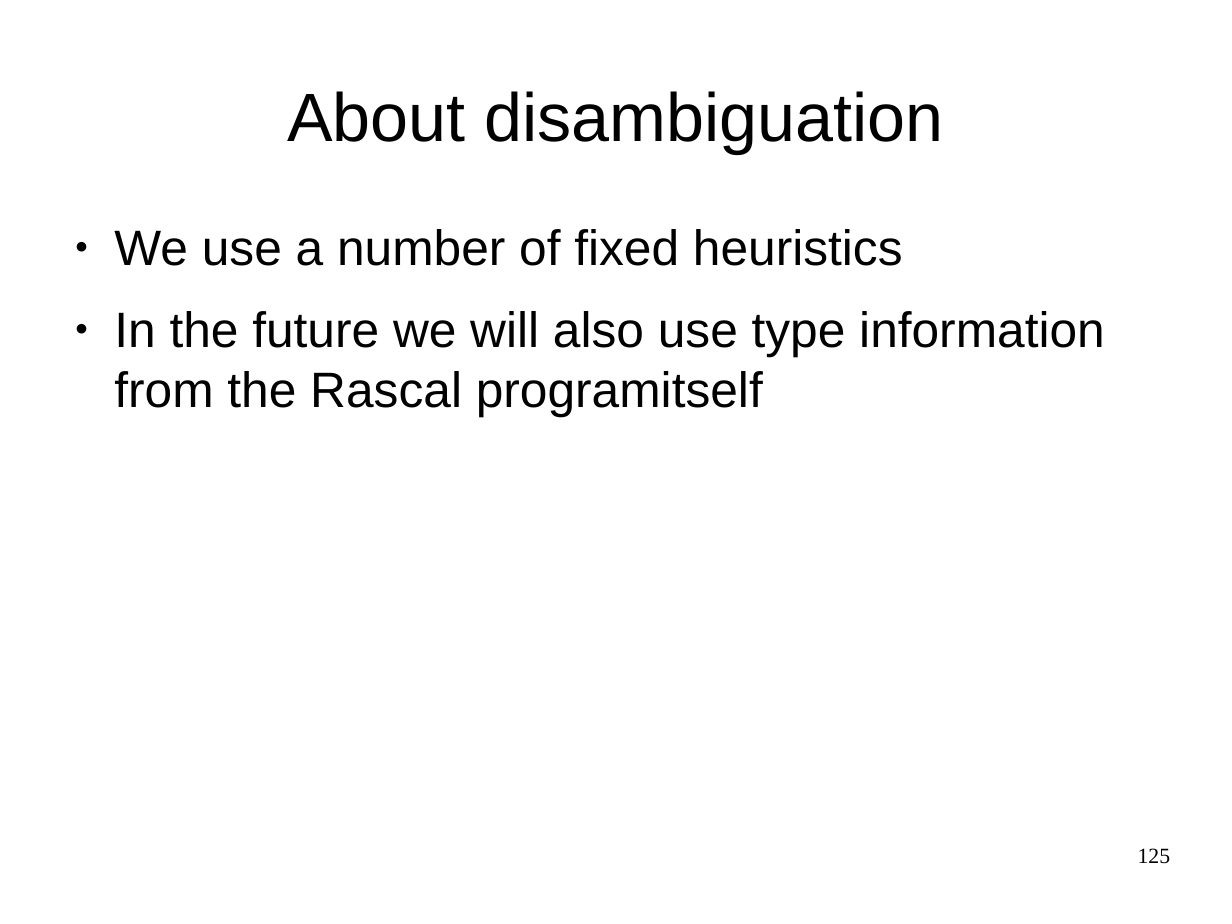
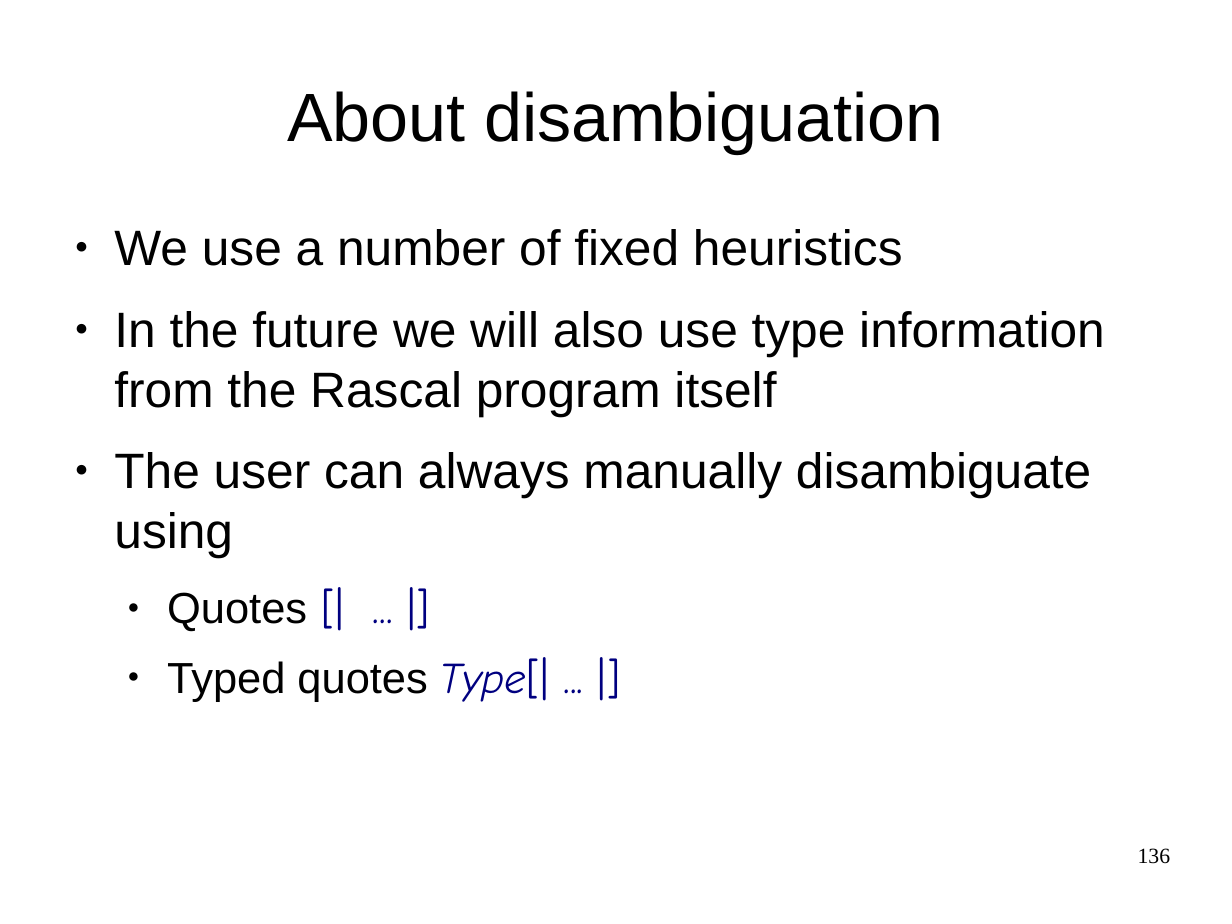
Before and after one commit to cwi-swat/meta-environment, a slide deck: slide 136 of meta-doc/analysis/rascal-slides/rascal-slides.odp (slide 125 before the commit). Drawn at 1232x924 pixels with LibreOffice and Linux fonts; fonts in the diff are those of the drawing; background and template pictures are left out. Boxes give left, top, right and bottom in pixels: in the first picture for what was removed or moved away, otherwise in the second. Text is boxed around its words. In the diff, an @@ line names an element or a change of style, - is before the commit and + after.

```diff
--- a/meta-doc/analysis/rascal-slides/rascal-slides.odp
+++ b/meta-doc/analysis/rascal-slides/rascal-slides.odp
@@ text at [114,311,1105,702]: text changed @@
-● In the future we will also use type information from the Rascal programitself
+● In the future we will also use type information from the Rascal program itself
+● The user can always manually disambiguate using
+  ● Quotes [| ... |]
+  ● Typed quotes Type[| ... |]
@@ page number at [1138,848,1171,864]: text changed @@
-125
+136
```
Also in this commit, not shown: 22 other slides changed, 21 slides added, 10 slides removed.
